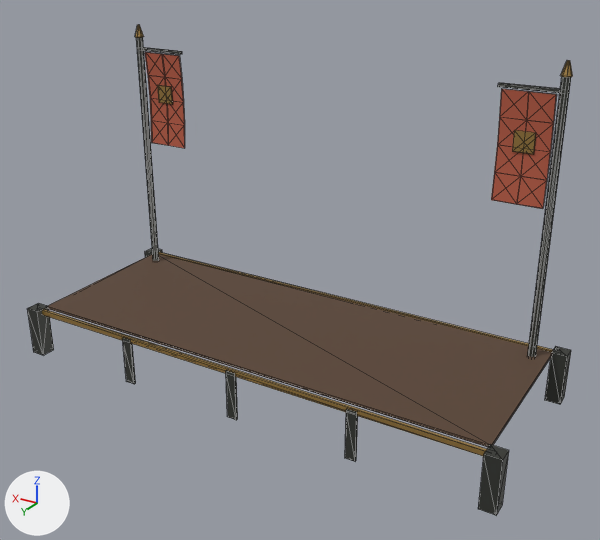
The glTF model godot/assets/kit/town/stage.glb, before and after one commit.
Both versions are drawn from a camera (50 mm lens) standing at (-6.33, 10.11, 6.97) and looking at (-0.34, 0.11, 1.97). Arrows for +X, +Y and +Z are at lower left; the lights stay in place. The first picture is the older version. Mesh edges are drawn as thin lines. Vertices at exactly the same position are counted once.

Before the edit, the objects in view are built like this:
```python
me_stage = bpy.data.meshes.new('stage')
me_stage.from_pydata(...)  # 236 vertices, 392 faces; spans x -4.12..4.12, y -1.62..1.62, z 0.0..5.2
# faces by material slot: [124, 268]
me_stage.materials.append(mat_flat)
me_stage.materials.append(mat_metal)
# before: 134 (-4.12, 1.62, 0.84) at pixel (502, 460), 135 (-3.88, 1.62, 0.84) at pixel (483, 454), 138 (-4.12, 1.38, 0.84) at pixel (509, 450), 139 (-3.88, 1.38, 0.84) at pixel (490, 444)
# before: 142 (-4.12, -1.38, 0.84) at pixel (567, 356), 143 (-3.88, -1.38, 0.84) at pixel (551, 352), 146 (-4.12, -1.62, 0.84) at pixel (571, 350), 147 (-3.88, -1.62, 0.84) at pixel (555, 346), 188 (-3.63, -1.09, 0.8)
# before: 189 (-3.59, -1.13, 0.8), 190 (-3.59, -1.17, 0.8), 191 (-3.63, -1.21, 0.8), 192 (-3.67, -1.21, 0.8), 193 (-3.71, -1.17, 0.8)
# before: 194 (-3.71, -1.13, 0.8), 195 (-3.67, -1.09, 0.8)
# before: 150 (3.88, 1.62, 0.84) at pixel (37, 311), 151 (4.12, 1.62, 0.84) at pixel (27, 308), 154 (3.88, 1.38, 0.84) at pixel (48, 306), 155 (4.12, 1.38, 0.84) at pixel (38, 303)
# before: 158 (3.88, -1.38, 0.84), 159 (4.12, -1.38, 0.84) at pixel (144, 251), 162 (3.88, -1.62, 0.84) at pixel (162, 249), 163 (4.12, -1.62, 0.84) at pixel (152, 247), 212 (3.67, -1.09, 0.8)
# before: 213 (3.71, -1.13, 0.8), 214 (3.71, -1.17, 0.8), 215 (3.67, -1.21, 0.8), 216 (3.63, -1.21, 0.8), 217 (3.59, -1.17, 0.8)
# before: 218 (3.59, -1.13, 0.8), 219 (3.63, -1.09, 0.8)
ob_stage = bpy.data.objects.new('stage', me_stage)
ob_stage.location = (0.0, 0.0, 0.0)
```
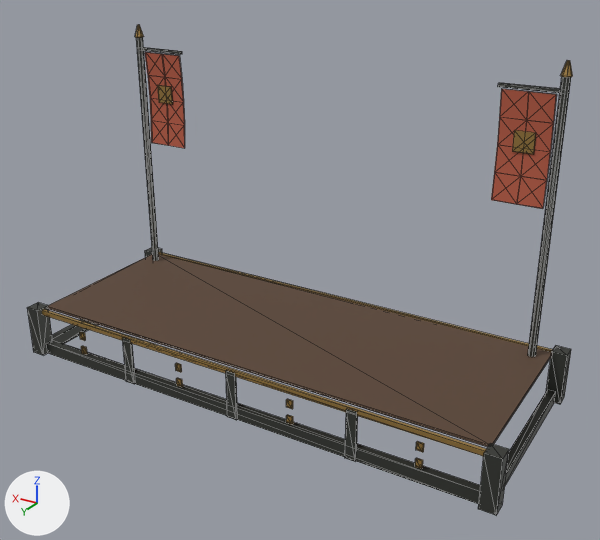
The change in detail:
me_stage is used by ob_stage; location (0.0, 0.0, 0.0).
Verts and faces of me_stage; kept vertices keep their numbers, new ones are numbered from 236.
me_stage had 236 vertices, 392 faces and spanned x -4.12..4.12, y -1.62..1.62, z 0.0..5.2.
me_stage now has 324 vertices, 524 faces and spans x -4.12..4.12, y -1.62..1.62, z 0.0..5.2.
me_stage part 1: a new loose piece, a box spanning x -3.05..-2.95, y 1.49..1.52, z 0.24..0.36, in mat_metal.
me_stage part 2: a new loose piece, a box spanning x -3.05..-2.95, y 1.49..1.52, z 0.5..0.62, in mat_metal.
me_stage part 3: a new loose piece, a box spanning x -1.05..-0.95, y 1.49..1.52, z 0.24..0.36, in mat_metal.
me_stage part 4: a new loose piece, a box spanning x -1.05..-0.95, y 1.49..1.52, z 0.5..0.62, in mat_metal.
me_stage part 5: a new loose piece, a box spanning x 0.95..1.05, y 1.49..1.52, z 0.24..0.36, in mat_metal.
me_stage part 6: a new loose piece, a box spanning x 0.95..1.05, y 1.49..1.52, z 0.5..0.62, in mat_metal.
me_stage part 7: a new loose piece, a box spanning x 2.95..3.05, y 1.49..1.52, z 0.24..0.36, in mat_metal.
me_stage part 8: a new loose piece, a box spanning x 2.95..3.05, y 1.49..1.52, z 0.5..0.62, in mat_metal.
me_stage part 9: a new loose piece, a box spanning x -3.88..3.88, y 1.4..1.52, z 0.0..0.2, in mat_metal.
me_stage part 10: a new loose piece, a box spanning x -4.03..-3.9, y -1.38..1.38, z 0.0..0.2, in mat_metal.
me_stage part 11: a new loose piece, a box spanning x 3.9..4.03, y -1.38..1.38, z 0.0..0.2, in mat_metal.
Part 12, on me_stage:
Vertices 134, 135, 138, 139 move by (0.0, 0.0, 0.02).
Part 13, on me_stage:
Vertices 142, 143, 146, 147 move by (0.0, 0.0, 0.02).
Vertices 188 to 195 move by (0.0, 0.0, -0.01).
Part 14, on me_stage:
Vertices 150, 151, 154, 155 move by (0.0, 0.0, 0.02).
Part 15, on me_stage:
Vertices 158, 159, 162, 163 move by (0.0, 0.0, 0.02).
Vertices 212 to 219 move by (0.0, 0.0, -0.01).

Changed parts and their boxes [x1, y1, x2, y2] in the pictures (600 x 540 px; the box of a moved part takes in the faces that stretch with it):
part 1 of me_stage, added
    after: [415, 458, 423, 469]
part 2 of me_stage, added
    after: [416, 441, 424, 452]
part 3 of me_stage, added
    after: [286, 415, 293, 424]
part 4 of me_stage, added
    after: [286, 399, 293, 409]
part 5 of me_stage, added
    after: [176, 378, 183, 387]
part 6 of me_stage, added
    after: [175, 363, 182, 372]
part 7 of me_stage, added
    after: [81, 346, 88, 354]
part 8 of me_stage, added
    after: [80, 332, 86, 341]
part 9 of me_stage, added
    after: [46, 340, 481, 504]
part 10 of me_stage, added
    after: [505, 390, 556, 485]
part 11 of me_stage, added
    after: [52, 319, 98, 344]
part 12 of me_stage, moved or reshaped
    before: [478, 444, 509, 515]
    after: [478, 443, 509, 515]
part 13 of me_stage, moved or reshaped
    both: [528, 77, 571, 404]
part 14 of me_stage, moved or reshaped
    before: [27, 303, 54, 356]
    after: [27, 302, 53, 356]
part 15 of me_stage, moved or reshaped
    both: [136, 37, 163, 261]
